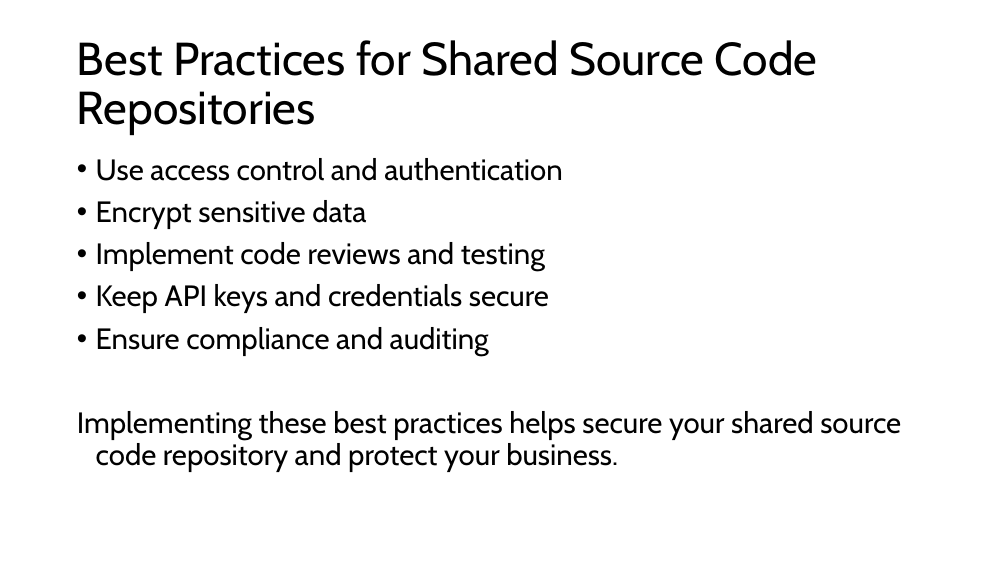
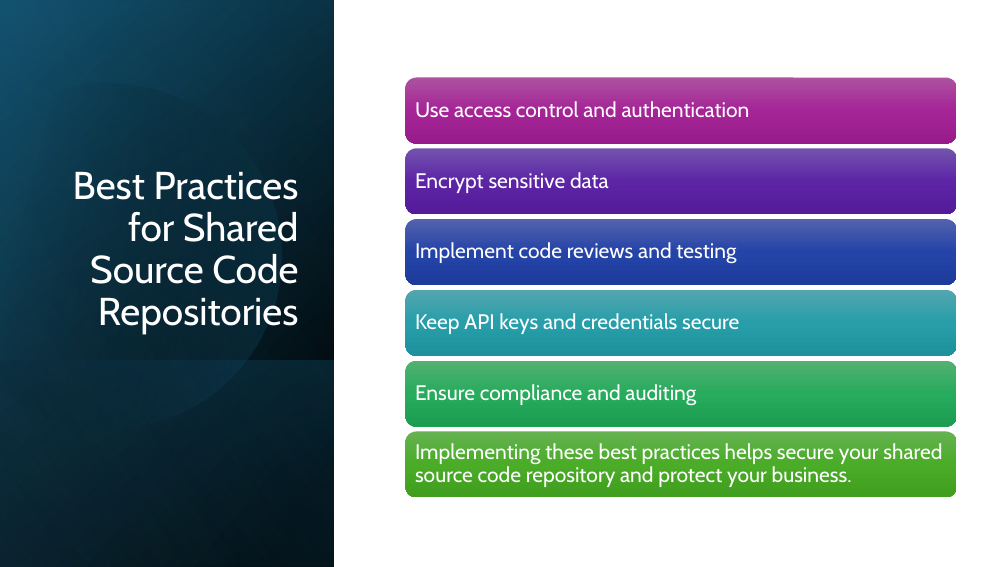
Before and after one commit to Ken-Smit/CSD-380, a slide deck: slide 9 of Module-11/smith-mod11.pptx. Drawn at 1008x567 pixels with LibreOffice and Linux fonts; fonts in the diff are those of the drawing. Boxes give left, top, right and bottom in pixels: in the first picture for what was removed or moved away, otherwise in the second. Text is boxed around its words. In the diff, an @@ line names an element or a change of style, - is before the commit and + after.

```diff
--- a/Module-11/smith-mod11.pptx
+++ b/Module-11/smith-mod11.pptx
@@ rectangle added at [0,0,334,567], fill gradient #000000 to #104862 @@
@@ rectangle added at [0,1,334,567], fill gradient #000000 to #156082 @@
@@ rectangle added at [0,0,334,567], fill gradient #000000 to #46B1E1 @@
@@ freeform shape added at [0,42,323,464], fill gradient #000000 to #156082 @@
@@ title "Best Practices for Shared Source ...": place and size @@
-title "Best Practices for Shared Source ..." at [77,40,818,135]
+title "Best Practices for Shared Source ..." at [73,171,299,334]
@@ title "Best Practices for Shared Source ..." at [73,171,299,334]: size 44 to 37 pt, text colour #000000 to #FFFFFF; alignment left to right; vertical alignment middle to bottom @@
@@ text removed at [77,158,901,472] @@
-• Use access control and authentication
-• Encrypt sensitive data
-• Implement code reviews and testing
-• Keep API keys and credentials secure
-• Ensure compliance and auditing
-Implementing these best practices helps secure your shared source code repository and protect your business.
@@ rectangle added at [0,360,334,567], fill gradient #156082 to #000000 @@
@@ group added at [405,78,957,498]: 6 rounded rectangles, 6 texts @@
+Use access control and authentication
+Encrypt sensitive data
+Implement code reviews and testing
+Keep API keys and credentials secure
+Ensure compliance and auditing
+Implementing these best practices helps secure your shared source code repository and protect your business.
```
Also in this commit, not shown: 9 other slides changed, 3 other files.
